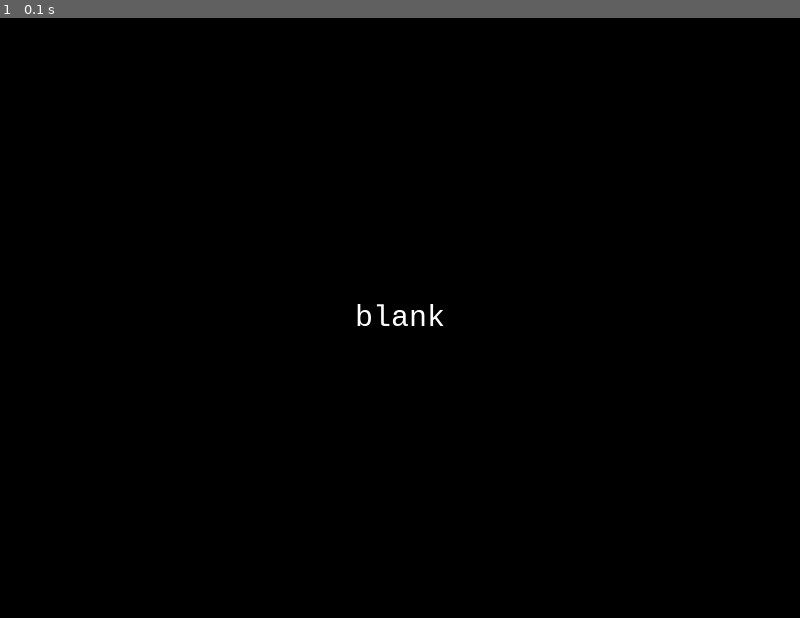
Above: before the commit, frame 1.
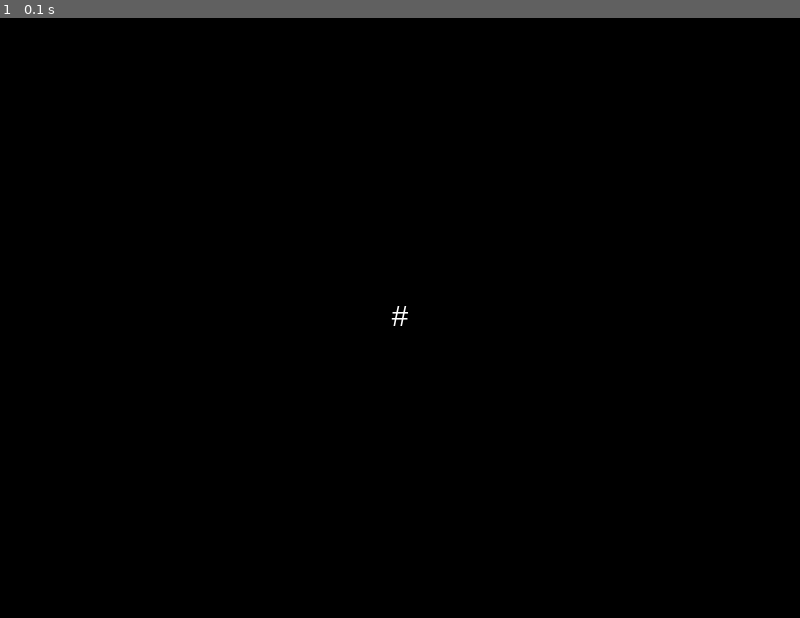
Above: after the commit, the same moment.

Repository: Yibizo/Desktop-Assistant
Game: pygame game, started from desktop_assistant_pygame_v3.py
Same seed, same stepped clock (60 frames per second), same inputs: the game is played once before the commit and once after it.
Inputs:
- Up to frame 1 (0.1 s): no input

The runs differ from the first frame. In frame 1, 0.2% of the frame differs, in the area x 44-56%, y 47-52%.

Commit message:
Add files via upload

Diff:
--- a/desk_text.txt
+++ b/desk_text.txt
@@ -1 +1 @@
-blank
+# text file #
--- /dev/null
+++ b/desktop_assistant_audio.py
@@ -0,0 +1,20 @@
+import os, sys, pyttsx3
+from playsound import playsound
+
+engine = pyttsx3.init()
+rate = 170
+engine.setProperty('rate',rate)
+volume = engine.getProperty('volume')
+engine.setProperty('volume',0.8)
+
+textString = ""
+while True:
+    file = open("desk_text.txt","r+")
+
+    if os.stat("desk_text.txt").st_size != 0:
+        textString = file.readline()
+        engine.say(textString)
+        engine.runAndWait()
+
+    file.truncate(0)
+    file.close()
--- a/desktop_assistant_v3.py
+++ b/desktop_assistant_v3.py
@@ -1,20 +1,11 @@
 import speech_recognition as sr
 import winsound as ws
 import webbrowser as wb
-import os, sys, datetime, ctypes, time, pyttsx3
-os.environ['PYGAME_HIDE_SUPPORT_PROMPT'] = "hide"
-import pygame
+import os, sys, datetime, ctypes, time
 from datetime import timezone,tzinfo,timedelta
+from playsound import playsound
 
-engine = pyttsx3.init()
-rate = 170
-engine.setProperty('rate',rate)
-volume = engine.getProperty('volume')
-engine.setProperty('volume',0.8)
-
-def say(text):
-    engine.say(text)
-    engine.runAndWait()
+from dicts import *
 
 def google_search(search):
     voiceOutput = ""
@@ -28,11 +19,11 @@
             voiceOutput += " "
     action = "searching on"
     if command == "search":
-        say(f"{action} google: {voiceOutput}")
+        append_text_to_file(f"{action} google: {voiceOutput}")
     elif command == "youtube":
-        say(f"{action} youtube: {voiceOutput}")
+        append_text_to_file(f"{action} youtube: {voiceOutput}")
     elif command == "map":
-        say(f"{action} google maps: {voiceOutput}")
+        append_text_to_file(f"{action} google maps: {voiceOutput}")
     print(search)
     wb.open_new_tab(search)
 
@@ -49,7 +40,7 @@
     return program
 
 def open_program(program):
-    say(f"opening now")
+    append_text_to_file("opening now")
     os.startfile(program)
     time.sleep(2)
     user32 = ctypes.WinDLL('user32')
@@ -64,18 +55,12 @@
     else:
         newDateTime = currentDate.strftime("%I:%M %p")
     print(f"It is {newDateTime}")
-    say(f"It is {newDateTime}")
+    append_text_to_file(f"It is {newDateTime}")
 
-ops = {
-    "+": lambda x,y: x+y,
-    "-": lambda x,y: x-y,
-    "*": lambda x,y: x*y,
-    "/": lambda x,y: x/y
-}
-
-programs = {
-    "documents": r"D:"
-}
+def append_text_to_file(text):
+    file = open("desk_text.txt","a")
+    file.write(text)
+    file.close()
 
 r = sr.Recognizer()
 counter = 1
@@ -91,7 +76,7 @@
             print(f"You said: {text}")
             if "computer" in text:
                 print("in")
-                say("Yes?")
+                append_text_to_file("Yes user?")
                 print("Say anything: ")
                 audio = r.listen(source,phrase_time_limit=5)
 
@@ -99,10 +84,6 @@
                     audioText = r.recognize_google(audio)
                     text = audioText.lower()
                     print(f"You said: {text}")
-                    file = open("desk_text.txt","a")
-                    list = [text]
-                    file.writelines(list)
-                    file.close()
 
                     textList = text.split()
 
@@ -122,7 +103,7 @@
 
                     elif command == "youtube":
                         if textList[1] == "subscriptions" and len(textList) == 2:
-                            say("opening youtube subscriptions")
+                            append_text_to_file("opening youtube subscriptions")
                             wb.open("https://www.youtube.com/feed/subscriptions")
                         else:
                             google_search("https://www.youtube.com/results?search_query=")
--- a/multi_desktop_assitant.py
+++ b/multi_desktop_assitant.py
@@ -1,8 +1,12 @@
 from subprocess import *
-import time,os
+import time, os, sys
 
 os.system("attrib +h desk_text.txt")
 
+file = open("desk_text.txt","r+")
+file.truncate(0)
+file.close()
+
 Popen("python desktop_assistant_v3.py")
-time.sleep(1)
-Popen("python desktop_assistant_pygame_v3.py")
+time.sleep(0.5)
+Popen("python desktop_assistant_audio.py")
